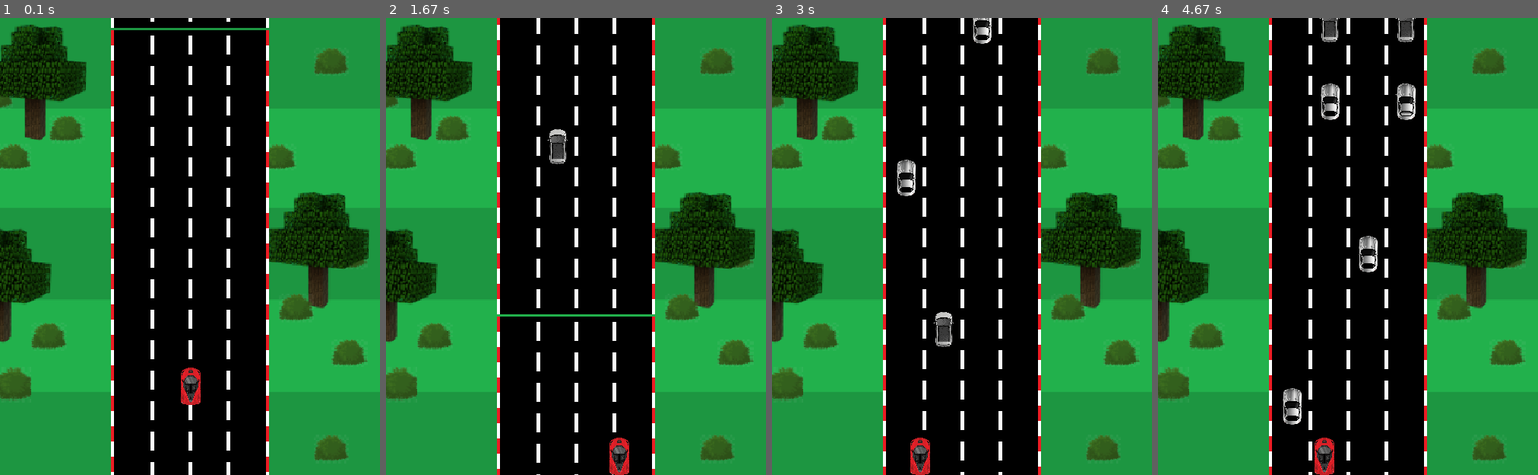
Above: before the commit, frames 1-4 (left to right).
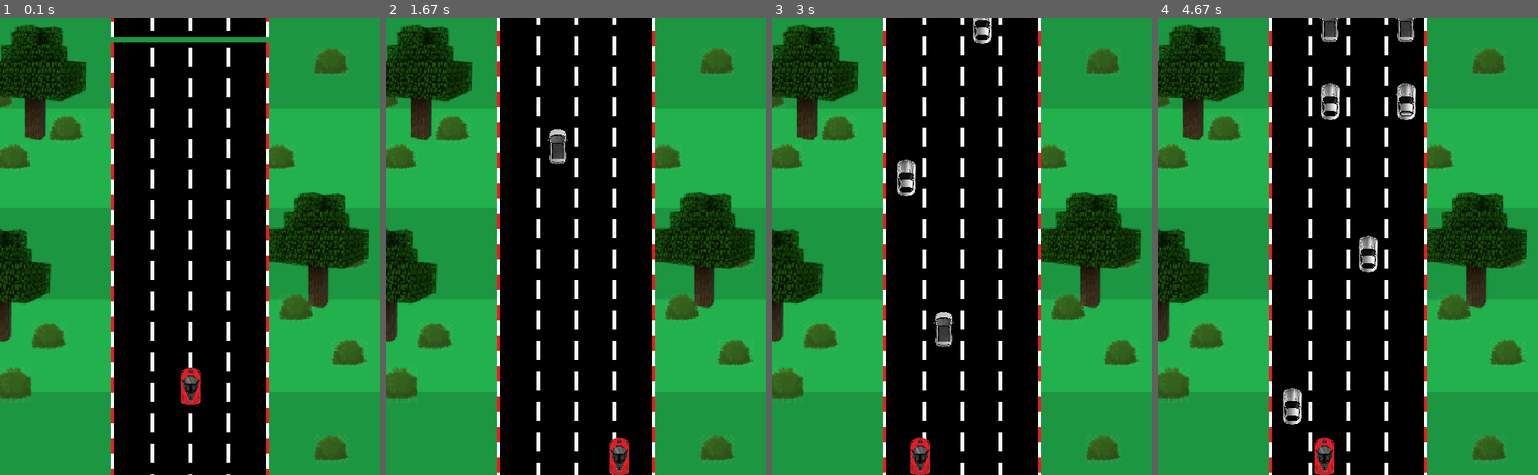
Above: after the commit, the same moments.

Repository: ferclima/pygame
Game: pygame game, started from codigo do jogo.py
Two runs of this game, one before a commit and one after it. Both use one fixed random seed, a clock stepped at 60 frames per second and the inputs below.
Inputs:
- Up to frame 1 (0.1 s): no input
- Up to frame 2 (1.67 s): hold Right 0.33-0.8 s; hold Up 0.83-1.13 s
- Up to frame 3 (3 s): hold Left 1.67-2.2 s; hold Down 2.23-2.53 s; hold Left 2.57-2.97 s
- Up to frame 4 (4.67 s): hold Up 3-3.37 s; hold Down 4.07-4.43 s; hold Right from 4.47 s (still down)

The runs differ from the first frame. In frame 1, 4.1% of the frame differs, in the area x 29-71%, y 0-100%; in frame 2, 3.1%; in frame 3, 2.7%; in frame 4, 2.8%.

Commit message:
alterações código

Diff:
--- a/codigo do jogo.py
+++ b/codigo do jogo.py
@@ -50,7 +50,7 @@
         self.rect = self.image.get_rect()
         self.rect.centerx = WIDTH/2
         self.speedx = 0
-        self.speedy = 4
+        self.speedy = 8
 
     def update(self):
         # Atualizando a posição do meteoro
